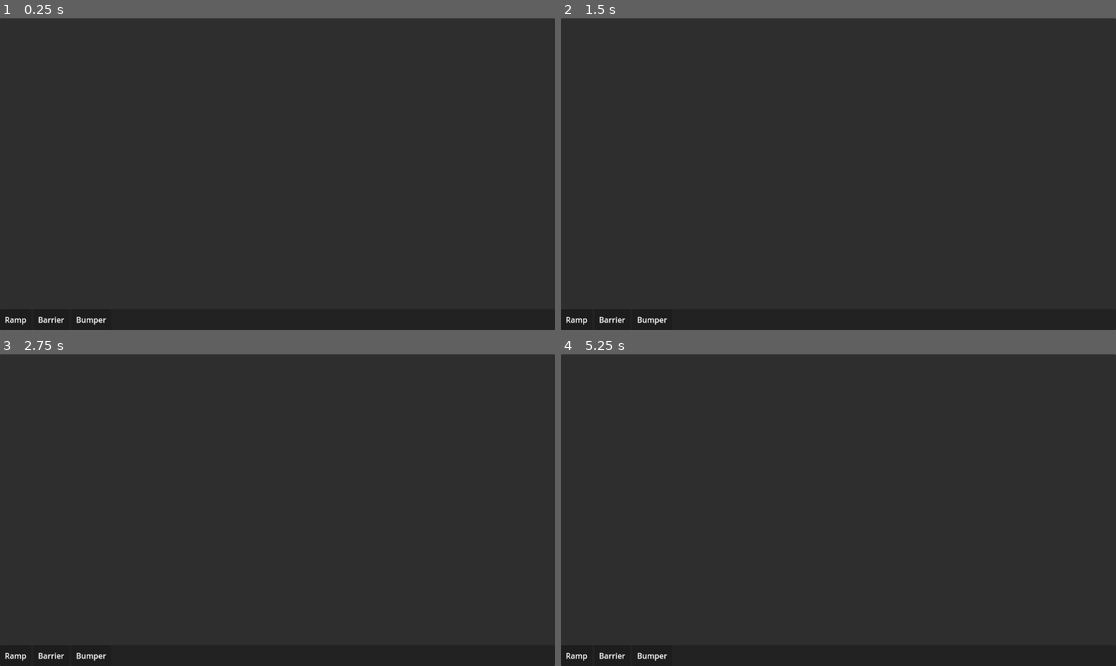
Above: before the commit, frames 1-4 (two rows, left to right).
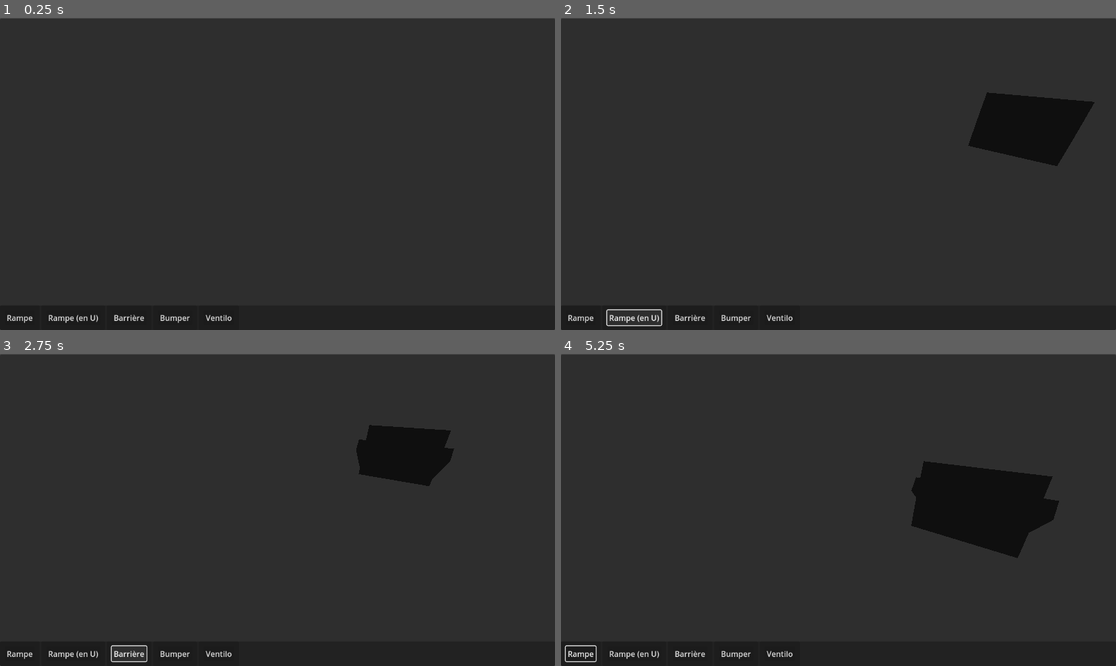
Above: after the commit, the same moments.

Repository: superzero10/twotb
Game: Godot game, scene res://scenes/levelSelectablesTest.tscn
Same seed, same stepped clock (60 frames per second), same inputs: the game is played once before the commit and once after it. This scene is started directly instead of the project's main scene.
Inputs (mouse positions are in pixels of both pictures, inside the frame that each line leads up to):
- Up to frame 1 (0.25 s): no input
- Up to frame 2 (1.5 s): click (583, 317) at 0.5 s, where only the run after the commit has a clickable "Rampe"; click (633, 317) at 1.25 s, where only the run after the commit has a clickable "Rampe (en U)"
- Up to frame 3 (2.75 s): click (127, 653) at 2 s, where only the run after the commit has a clickable "Barrière"
- Up to frame 4 (5.25 s): click (738, 653) at 2.75 s, where only the run after the commit has a clickable "Bumper"; click (777, 653) at 3.5 s, where only the run after the commit has a clickable "Ventilo"; tap Enter at 4.25 s; move the mouse to (866, 510) at 4.27 s; hold Z (move_forward) 4.28-5 s; hold Alt (alt) 4.28-5 s; click (866, 510) at 4.42 s; drag from (577, 656) to (810, 572) at 5.02 s

The runs differ from the first frame. In frame 1, 0.4% of the frame differs, in the area x 0-42%, y 95-99%; in frame 2, 4.1%; in frame 3, 3.1%; in frame 4, 6.2%, in the area x 0-90%, y 34-99%.

Commit message:
models and select logic updated

Diff:
--- a/scenes/levelSelectablesTest.tscn
+++ b/scenes/levelSelectablesTest.tscn
@@ -10,5 +10,6 @@
 [node name="GameUi" parent="." instance=ExtResource("1_egck7")]
 
 [node name="Node3D" parent="." instance=ExtResource("3_83sgx")]
+transform = Transform3D(1, 0, 0, 0, 1, 0, 0, 0, 1, 0, 0.822327, 3.15954)
 
 [connection signal="selectable_model_selected" from="GameUi" to="." method="_on_game_ui_selectable_model_selected"]
--- a/scenes/selectables/Selectable.tscn
+++ b/scenes/selectables/Selectable.tscn
@@ -17,10 +17,13 @@
 theme_override_constants/margin_right = 10
 theme_override_constants/margin_bottom = 10
 
-[node name="TextureRect" type="TextureRect" parent="MarginContainer"]
+[node name="Button" type="Button" parent="MarginContainer"]
 layout_mode = 2
 
-[node name="Label" type="Label" parent="MarginContainer"]
+[node name="TextureRect" type="TextureRect" parent="MarginContainer/Button"]
 layout_mode = 2
+offset_right = 1132.0
+offset_bottom = 628.0
 
 [connection signal="gui_input" from="." to="." method="_on_gui_input"]
+[connection signal="pressed" from="MarginContainer/Button" to="." method="_on_button_pressed"]
--- a/scenes/selectables/Selectables.tscn
+++ b/scenes/selectables/Selectables.tscn
@@ -1,12 +1,11 @@
-[gd_scene load_steps=8 format=3 uid="uid://62nx7flaua2"]
+[gd_scene load_steps=7 format=3 uid="uid://62nx7flaua2"]
 
 [ext_resource type="Script" path="res://scripts/selectables.gd" id="1_g2v6n"]
 [ext_resource type="PackedScene" uid="uid://dx2f7sdw6jb8" path="res://scenes/selectables/ramp.tscn" id="1_ougi4"]
-[ext_resource type="PackedScene" uid="uid://bo2lhhpdca1gn" path="res://scenes/selectables/ramp_model.tscn" id="2_bb6lt"]
 [ext_resource type="PackedScene" uid="uid://bd3gcydyxpxov" path="res://scenes/selectables/bumper.tscn" id="2_eh5rf"]
+[ext_resource type="PackedScene" uid="uid://dqpphne55orj4" path="res://scenes/selectables/rampU.tscn" id="3_3hvlb"]
 [ext_resource type="PackedScene" uid="uid://br4x441ijxdvn" path="res://scenes/selectables/barrier.tscn" id="3_7aw53"]
-[ext_resource type="PackedScene" uid="uid://p6kud4snbvvw" path="res://scenes/selectables/barrier_model.tscn" id="4_ud2sf"]
-[ext_resource type="PackedScene" uid="uid://d2c0bngruk8sn" path="res://scenes/selectables/bumper_model.tscn" id="6_dpq8u"]
+[ext_resource type="PackedScene" uid="uid://mi2cn5najb0h" path="res://scenes/selectables/fan.tscn" id="8_r0ei8"]
 
 [node name="Selectables" type="PanelContainer"]
 anchors_preset = 15
@@ -26,15 +25,18 @@
 
 [node name="Ramp" parent="GridContainer" instance=ExtResource("1_ougi4")]
 layout_mode = 2
-selectable_model = ExtResource("2_bb6lt")
+
+[node name="RampU" parent="GridContainer" instance=ExtResource("3_3hvlb")]
+layout_mode = 2
 
 [node name="Barrier" parent="GridContainer" instance=ExtResource("3_7aw53")]
 layout_mode = 2
-selectable_model = ExtResource("4_ud2sf")
 
 [node name="Bumper" parent="GridContainer" instance=ExtResource("2_eh5rf")]
 layout_mode = 2
-selectable_model = ExtResource("6_dpq8u")
+
+[node name="Fan" parent="GridContainer" instance=ExtResource("8_r0ei8")]
+layout_mode = 2
 
 [connection signal="selectable_selected" from="GridContainer/Ramp" to="." method="_on_selectable_selected"]
 [connection signal="selectable_selected" from="GridContainer/Barrier" to="." method="_on_selectable_selected"]
--- a/scenes/selectables/barrier.tscn
+++ b/scenes/selectables/barrier.tscn
@@ -1,9 +1,11 @@
-[gd_scene load_steps=2 format=3 uid="uid://br4x441ijxdvn"]
+[gd_scene load_steps=3 format=3 uid="uid://br4x441ijxdvn"]
 
 [ext_resource type="PackedScene" uid="uid://c7xt1q81m1k0u" path="res://scenes/selectables/Selectable.tscn" id="1_wfbs0"]
+[ext_resource type="PackedScene" uid="uid://p6kud4snbvvw" path="res://scenes/selectables/barrier_model.tscn" id="2_cnkce"]
 
 [node name="Barrier" instance=ExtResource("1_wfbs0")]
 selectable_name = "barrier"
+selectable_model = ExtResource("2_cnkce")
 
-[node name="Label" parent="MarginContainer" index="1"]
-text = "Barrier"
+[node name="Button" parent="MarginContainer" index="0"]
+text = "Barrière"
--- a/scenes/selectables/bumper.tscn
+++ b/scenes/selectables/bumper.tscn
@@ -1,9 +1,11 @@
-[gd_scene load_steps=2 format=3 uid="uid://bd3gcydyxpxov"]
+[gd_scene load_steps=3 format=3 uid="uid://bd3gcydyxpxov"]
 
 [ext_resource type="PackedScene" uid="uid://c7xt1q81m1k0u" path="res://scenes/selectables/Selectable.tscn" id="1_khbtv"]
+[ext_resource type="PackedScene" uid="uid://d2c0bngruk8sn" path="res://scenes/selectables/bumper_model.tscn" id="2_yxwxo"]
 
 [node name="Bumper" instance=ExtResource("1_khbtv")]
 selectable_name = "bumper"
+selectable_model = ExtResource("2_yxwxo")
 
-[node name="Label" parent="MarginContainer" index="1"]
+[node name="Button" parent="MarginContainer" index="0"]
 text = "Bumper"
--- /dev/null
+++ b/scenes/selectables/fan.tscn
@@ -0,0 +1,11 @@
+[gd_scene load_steps=3 format=3 uid="uid://mi2cn5najb0h"]
+
+[ext_resource type="PackedScene" uid="uid://c7xt1q81m1k0u" path="res://scenes/selectables/Selectable.tscn" id="1_bljw8"]
+[ext_resource type="PackedScene" uid="uid://dqsa2qx4sbjpc" path="res://scenes/selectables/fan_model.tscn" id="2_vaeg2"]
+
+[node name="Fan" instance=ExtResource("1_bljw8")]
+selectable_name = "fan"
+selectable_model = ExtResource("2_vaeg2")
+
+[node name="Button" parent="MarginContainer" index="0"]
+text = "Ventilo"
--- /dev/null
+++ b/scenes/selectables/fan_model.tscn
@@ -0,0 +1,13 @@
+[gd_scene load_steps=2 format=3 uid="uid://dqsa2qx4sbjpc"]
+
+[sub_resource type="BoxMesh" id="BoxMesh_ejsrj"]
+
+[node name="FanModel" type="Node3D"]
+
+[node name="StaticBody3D" type="StaticBody3D" parent="."]
+
+[node name="CollisionPolygon3D" type="CollisionPolygon3D" parent="StaticBody3D"]
+
+[node name="MeshInstance3D" type="MeshInstance3D" parent="StaticBody3D"]
+transform = Transform3D(0.955847, 0, 0, 0, 0.112228, 0.52598, 0, -0.0739615, 0.798115, 0, 0, 0)
+mesh = SubResource("BoxMesh_ejsrj")
--- a/scenes/selectables/ramp.tscn
+++ b/scenes/selectables/ramp.tscn
@@ -1,9 +1,11 @@
-[gd_scene load_steps=2 format=3 uid="uid://dx2f7sdw6jb8"]
+[gd_scene load_steps=3 format=3 uid="uid://dx2f7sdw6jb8"]
 
 [ext_resource type="PackedScene" uid="uid://c7xt1q81m1k0u" path="res://scenes/selectables/Selectable.tscn" id="1_pj5kv"]
+[ext_resource type="PackedScene" uid="uid://bo2lhhpdca1gn" path="res://scenes/selectables/ramp_model.tscn" id="2_1kfx2"]
 
 [node name="Ramp" instance=ExtResource("1_pj5kv")]
 selectable_name = "ramp"
+selectable_model = ExtResource("2_1kfx2")
 
-[node name="Label" parent="MarginContainer" index="1"]
-text = "Ramp"
+[node name="Button" parent="MarginContainer" index="0"]
+text = "Rampe"
--- /dev/null
+++ b/scenes/selectables/rampU.tscn
@@ -0,0 +1,11 @@
+[gd_scene load_steps=3 format=3 uid="uid://dqpphne55orj4"]
+
+[ext_resource type="PackedScene" uid="uid://c7xt1q81m1k0u" path="res://scenes/selectables/Selectable.tscn" id="1_avf8u"]
+[ext_resource type="PackedScene" uid="uid://dyyep0ml554pg" path="res://scenes/selectables/rampU_model.tscn" id="2_bqoqu"]
+
+[node name="RampU" instance=ExtResource("1_avf8u")]
+selectable_name = "rampU"
+selectable_model = ExtResource("2_bqoqu")
+
+[node name="Button" parent="MarginContainer" index="0"]
+text = "Rampe (en U)"
--- /dev/null
+++ b/scenes/selectables/rampU_model.tscn
@@ -0,0 +1,12 @@
+[gd_scene load_steps=2 format=3 uid="uid://dyyep0ml554pg"]
+
+[ext_resource type="PackedScene" uid="uid://b8o8yi3agkxo" path="res://assets/rampU_model.glb" id="1_hdd2r"]
+
+[node name="RampUModel" type="Node3D"]
+
+[node name="StaticBody3D" type="StaticBody3D" parent="."]
+
+[node name="CollisionPolygon3D" type="CollisionPolygon3D" parent="StaticBody3D"]
+
+[node name="rampU_model" parent="StaticBody3D" instance=ExtResource("1_hdd2r")]
+transform = Transform3D(-0.13399, 0, -7.69258e-09, 0, 0.0683053, 0, 1.17138e-08, 0, -0.0879928, 0, 0, 0)
--- a/scenes/selectables/ramp_model.tscn
+++ b/scenes/selectables/ramp_model.tscn
@@ -1,6 +1,6 @@
 [gd_scene load_steps=2 format=3 uid="uid://bo2lhhpdca1gn"]
 
-[sub_resource type="BoxMesh" id="BoxMesh_ejsrj"]
+[ext_resource type="PackedScene" uid="uid://c0g0tf51j2b1m" path="res://assets/ramp_model.glb" id="1_7ik16"]
 
 [node name="RampModel" type="Node3D"]
 
@@ -8,6 +8,5 @@
 
 [node name="CollisionPolygon3D" type="CollisionPolygon3D" parent="StaticBody3D"]
 
-[node name="MeshInstance3D" type="MeshInstance3D" parent="StaticBody3D"]
-transform = Transform3D(0.955847, 0, 0, 0, 0.112228, 0.52598, 0, -0.0739615, 0.798115, 0, 0, 0)
-mesh = SubResource("BoxMesh_ejsrj")
+[node name="ramp_model" parent="StaticBody3D" instance=ExtResource("1_7ik16")]
+transform = Transform3D(-0.1, 0, -8.74227e-09, 0, 0.1, 0, 8.74228e-09, 0, -0.1, 0, 0, 0)
--- a/scripts/level_selectables.gd
+++ b/scripts/level_selectables.gd
@@ -4,21 +4,36 @@
 var dragged_instance = null
 var drag_plane = Plane(Vector3.UP, 1)
 
+func start_dragging(instance):
+	add_child(dragged_instance)
+	var mouse_position_3d = get_mouse_position_on_plane()
+	if mouse_position_3d:
+		dragged_instance.global_transform.origin = mouse_position_3d
+
+func stop_dragging():
+	dragged_instance = null
+	selectable_model = null
+
+func cancel_dragging():
+	if is_instance_valid(dragged_instance):
+		dragged_instance.queue_free()
+	dragged_instance = null
+	selectable_model = null
+
+func toggle_dragging():
+	if dragged_instance == null:
+		dragged_instance = selectable_model.instantiate()
+		start_dragging(dragged_instance)
+	else:
+		stop_dragging()
+
 func _input(event):
 	if event is InputEventMouseButton:
-		if event.pressed and event.button_index == MOUSE_BUTTON_LEFT and selectable_model:
-			if dragged_instance == null:
-				# Charger la scène
-				# Instancier la scène
-				dragged_instance = selectable_model.instantiate()
-				add_child(dragged_instance)
-				# Initialiser la position de l'instance sur le plan
-				var mouse_position_3d = get_mouse_position_on_plane()
-				if mouse_position_3d:
-					dragged_instance.global_transform.origin = mouse_position_3d
-			else:
-				# Relâcher l'objet
-				dragged_instance = null
+		if event.pressed:
+			if event.button_index == MOUSE_BUTTON_LEFT and selectable_model:
+				toggle_dragging()
+			if event.button_index == MOUSE_BUTTON_RIGHT:
+				cancel_dragging()
 	elif event is InputEventMouseMotion and dragged_instance:
 		# Mettre à jour la position de l'instance pour suivre la souris sur le plan
 		var mouse_position_3d = get_mouse_position_on_plane()
@@ -26,17 +41,16 @@
 			dragged_instance.global_transform.origin = mouse_position_3d
 
 func get_mouse_position_on_plane():
-	# Récupérer la caméra
 	var camera = get_viewport().get_camera_3d()
 	if camera:
-		# Obtenir le rayon projeté par la souris
 		var ray_origin = camera.project_ray_origin(get_viewport().get_mouse_position())
 		var ray_direction = camera.project_ray_normal(get_viewport().get_mouse_position())
-		# Calculer l'intersection du rayon avec le plan
 		var intersection = drag_plane.intersects_ray(ray_origin, ray_direction)
 		return intersection
 	return null
 
-
 func _on_game_ui_selectable_model_selected(passed_selectable_model):
 	selectable_model = passed_selectable_model
+	if selectable_model:
+		dragged_instance = selectable_model.instantiate()
+		start_dragging(dragged_instance)
--- a/scripts/selectable.gd
+++ b/scripts/selectable.gd
@@ -17,8 +17,11 @@
 	selectable_model = value
 	if not is_inside_tree():
 		await ready
+#
+#func _on_gui_input(event):
+	#if event is InputEventMouseButton and event.pressed:
+		#selectable_selected.emit(selectable_name, selectable_model)
 
-func _on_gui_input(event):
-	if event is InputEventMouseButton and event.pressed:
-		selectable_selected.emit(selectable_name, selectable_model)
-		print("Selected ", selectable_name)
+
+func _on_button_pressed():
+	selectable_selected.emit(selectable_name, selectable_model)
--- a/scripts/selectables.gd
+++ b/scripts/selectables.gd
@@ -2,5 +2,5 @@
 
 signal selectable_model_selected
 
-func _on_selectable_selected(selectable_name, selectable_model):
+func _on_selectable_selected(_selectable_name, selectable_model):
 	selectable_model_selected.emit(selectable_model)
Binary file added: assets/rampU_model.glb
Not shown, added: assets/rampU_model.glb.import
Binary file added: assets/rampU_model_barrier2_4k.jpg
Not shown, added: assets/rampU_model_barrier2_4k.jpg.import
Binary file added: assets/rampU_model_barrier2_normal.jpg
Not shown, added: assets/rampU_model_barrier2_normal.jpg.import
Binary file added: assets/ramp_model.glb
Not shown, added: assets/ramp_model.glb.import
Not shown: 1 places in scenes/test_level.tscn that only renumber resources
